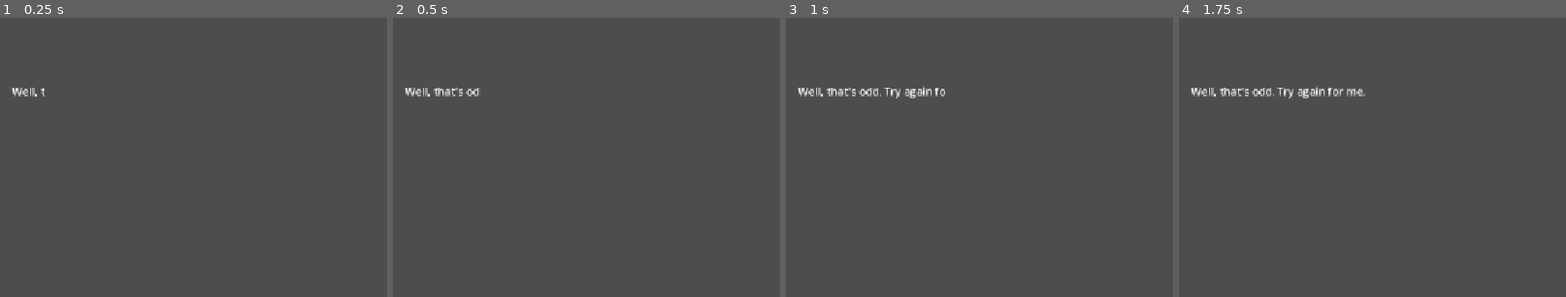
Above: before the commit, frames 1-4 (left to right).
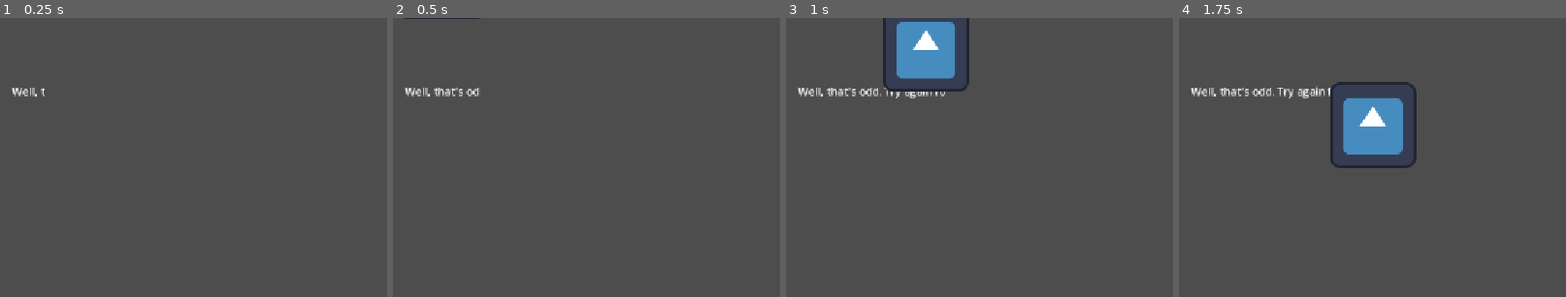
Above: after the commit, the same moments.

Repository: BiggestChe/Brackeys_Game_Jam
Game: Godot game, scene res://Player/player.tscn
Same seed, same stepped clock (60 frames per second), same inputs: the game is played once before the commit and once after it. This scene is started directly instead of the project's main scene. The engine's default icon, where the game draws it, is replaced by a stand-in: a white triangle on a blue panel in a dark square.
Inputs (mouse positions are in pixels of both pictures, inside the frame that each line leads up to):
- Up to frame 1 (0.25 s): no input
- Up to frame 2 (0.5 s): no input
- Up to frame 3 (1 s): move the mouse to (outside the picture) at 0.52 s; hold D (move_right, bound only after the commit) from 0.53 s (still down); tap Space (jump, bound only after the commit) at 0.6, 0.77 s; click (outside the picture) at 0.67 s
- Up to frame 4 (1.75 s): tap Space (jump, bound only after the commit) at 1.07 s; release D (move_right, bound only after the commit) at 1.25 s; drag from (1341, 257) to (outside the picture) at 1.27 s

Frame 1 is identical in both runs. In frame 2, less than 0.1% of the frame differs, in the area x 3-23%, y 0-1%; in frame 3, 3.7%; in frame 4, 4.2%, in the area x 39-62%, y 22-54%.
Error in both runs: Invalid assignment of property or key 'stream' with value of type 'AudioStreamOggVorbis' on a base object of type 'Nil'. (res://Mechanics/narrator_manager.gd:2…

Commit message:
mostbasicplatformingever

Diff:
--- a/Mechanics/narrator_manager.gd
+++ b/Mechanics/narrator_manager.gd
@@ -136,12 +136,11 @@
 		"text": "There's a key on that desk. Wake him up and he'll take it back, so, y'know. Tiptoe. Do a little tiptoe.",
 		"audio": "res://audio/narrator/room4_intro_2.ogg",
 	},
-
 }
 
 const TRUE_LINES: Dictionary = {
 	"narrator_reveal_1": {
-		"text": "Hey... HEY! Stop fiddling the bar real quick. It's me, the REAL narrator",
+		"text": "Hey... HEY! Stop fiddling that bar real quick. It's me, the REAL narrator",
 		"audio": "res://audio/narrator/true_reveal_1.ogg",
 	},
 }
--- /dev/null
+++ b/Player/player.gd
@@ -0,0 +1,33 @@
+extends CharacterBody2D
+
+@export var speed: float = 300.0
+@export var jump_velocity: float = -400.0
+@export var gravity_multiplier: float = 1.0
+@export var controls_reversed: bool = false
+var gravity: float = ProjectSettings.get_setting("physics/2d/default_gravity")
+
+
+func _physics_process(delta: float) -> void:
+	_apply_gravity(delta)
+	_handle_jump(delta)
+	_handle_horizontal_movement()
+	move_and_slide()
+	if Input.is_action_just_pressed("move_left"):
+		print("should be moving")
+
+func _apply_gravity(delta: float) -> void:
+	velocity.y += gravity * gravity_multiplier * delta
+
+func _handle_jump(delta: float) -> void:
+		if Input.is_action_just_pressed("jump"):
+			velocity.y += jump_velocity
+
+func _handle_horizontal_movement() -> void:
+	var input_dir: float = Input.get_axis("move_left", "move_right")
+	if controls_reversed:
+		input_dir = -input_dir
+
+	if input_dir != 0.0:
+		velocity.x = input_dir * speed
+	else:
+		velocity.x = move_toward(velocity.x, 0.0, speed)
--- a/Player/player.tscn
+++ b/Player/player.tscn
@@ -1,3 +1,37 @@
 [gd_scene format=3 uid="uid://b5t0jpmy7uekb"]
 
-[node name="Node2D" type="Node2D" unique_id=278496576]
+[ext_resource type="Script" uid="uid://boc27i3om277a" path="res://Player/player.gd" id="1_4ntmi"]
+[ext_resource type="Texture2D" uid="uid://byoh1ua1soea" path="res://icon.svg" id="2_btcbx"]
+
+[sub_resource type="RectangleShape2D" id="RectangleShape2D_g4v7s"]
+size = Vector2(128, 126)
+
+[sub_resource type="RectangleShape2D" id="RectangleShape2D_4ntmi"]
+size = Vector2(1085, 110)
+
+[node name="Player" type="Node2D" unique_id=278496576]
+
+[node name="CharacterBody2D" type="CharacterBody2D" parent="." unique_id=528741081]
+position = Vector2(93, 8)
+script = ExtResource("1_4ntmi")
+
+[node name="RigidBody2D" type="RigidBody2D" parent="CharacterBody2D" unique_id=596877155]
+
+[node name="CollisionShape2D" type="CollisionShape2D" parent="CharacterBody2D/RigidBody2D" unique_id=2061185382]
+position = Vector2(85, 75)
+shape = SubResource("RectangleShape2D_g4v7s")
+
+[node name="CollisionShape2D" type="CollisionShape2D" parent="CharacterBody2D" unique_id=796496798]
+position = Vector2(85, 75)
+shape = SubResource("RectangleShape2D_g4v7s")
+
+[node name="Sprite2D" type="Sprite2D" parent="CharacterBody2D" unique_id=1115949586]
+position = Vector2(85, 75)
+texture = ExtResource("2_btcbx")
+
+[node name="StaticBody2D" type="StaticBody2D" parent="." unique_id=91708998]
+position = Vector2(19, 247)
+
+[node name="CollisionShape2D" type="CollisionShape2D" parent="StaticBody2D" unique_id=1906804579]
+position = Vector2(548, 213)
+shape = SubResource("RectangleShape2D_4ntmi")
--- a/project.godot
+++ b/project.godot
@@ -24,6 +24,24 @@
 window/stretch/mode="canvas_items"
 window/stretch/aspect="expand"
 
+[input]
+
+move_left={
+"deadzone": 0.2,
+"events": [Object(InputEventKey,"resource_local_to_scene":false,"resource_name":"","device":-1,"window_id":0,"alt_pressed":false,"shift_pressed":false,"ctrl_pressed":false,"meta_pressed":false,"pressed":false,"keycode":0,"physical_keycode":65,"key_label":0,"unicode":97,"location":0,"echo":false,"script":null)
+]
+}
+move_right={
+"deadzone": 0.2,
+"events": [Object(InputEventKey,"resource_local_to_scene":false,"resource_name":"","device":-1,"window_id":0,"alt_pressed":false,"shift_pressed":false,"ctrl_pressed":false,"meta_pressed":false,"pressed":false,"keycode":0,"physical_keycode":68,"key_label":0,"unicode":100,"location":0,"echo":false,"script":null)
+]
+}
+jump={
+"deadzone": 0.2,
+"events": [Object(InputEventKey,"resource_local_to_scene":false,"resource_name":"","device":-1,"window_id":0,"alt_pressed":false,"shift_pressed":false,"ctrl_pressed":false,"meta_pressed":false,"pressed":false,"keycode":0,"physical_keycode":32,"key_label":0,"unicode":32,"location":0,"echo":false,"script":null)
+]
+}
+
 [physics]
 
 3d/physics_engine="Jolt Physics"
Not shown, added: Player/player.gd.uid
